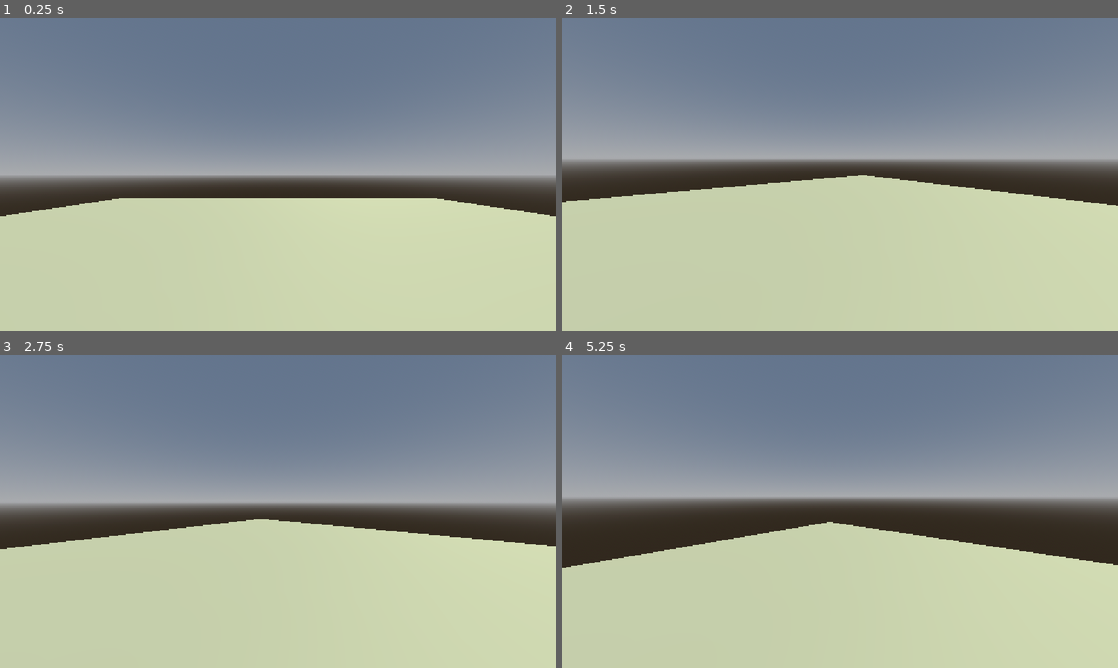
Above: before the commit, frames 1-4 (two rows, left to right).
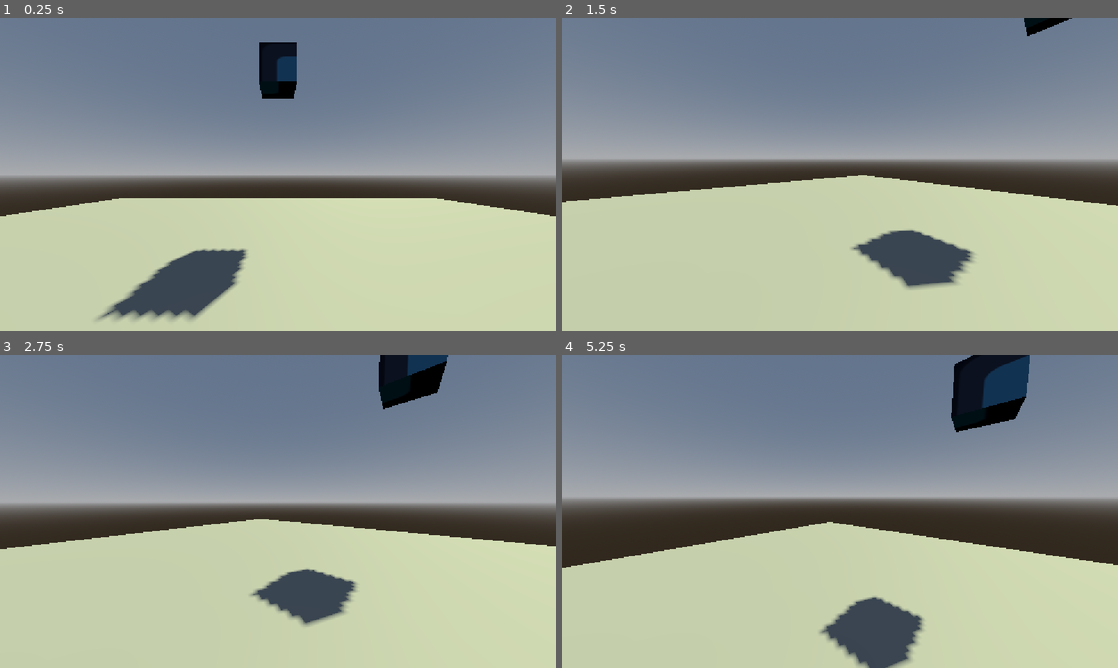
Above: after the commit, the same moments.

Repository: catbot109-blip/One-Roll
Game: Godot game, scene res://character_body_3d.tscn
The game is run twice, just before and just after one commit, with the same random seed, the same clock (stepped at 60 frames per second) and the same inputs. The engine's default icon, where the game draws it, is replaced by a stand-in: a white triangle on a blue panel in a dark square.
Inputs (mouse positions are in pixels of both pictures, inside the frame that each line leads up to):
- Up to frame 1 (0.25 s): no input
- Up to frame 2 (1.5 s): tap Enter (ui_accept) at 0.5, 0.77 s; move the mouse to (962, 158) at 0.52 s; hold Right (ui_right) 0.53-1.28 s; hold Shift 0.53-1.28 s; click (962, 158) at 0.67 s; move the mouse to (812, 174) at 1.27 s; hold Up (ui_up) from 1.28 s (still down); tap Shift at 1.35 s
- Up to frame 3 (2.75 s): keep holding Up (ui_up); tap Enter (ui_accept) at 1.52 s; move the mouse to (289, 505) at 2.02 s; hold Shift from 2.03 s (still down)
- Up to frame 4 (5.25 s): keep holding Up (ui_up); tap Enter (ui_accept) at 2.75, 3.02, 3.77, 4.52, 5 s; move the mouse to (834, 517) at 2.77 s; release Shift at 2.78 s; tap Shift at 2.85, 4.35 s; move the mouse to (878, 514) at 3.52 s; hold Shift 3.53-4.28 s; move the mouse to (795, 508) at 4.27 s; move the mouse to (845, 511) at 5.02 s; hold Shift from 5.03 s (still down)

The runs differ from the first frame. In frame 1, 4.7% of the frame differs, in the area x 17-54%, y 7-97%; in frame 2, 2.9%; in frame 3, 3.8%; in frame 4, 5.8%, in the area x 46-85%, y 0-100%.

Commit message:
saved scene and added cube

Diff:
--- a/character_body_3d.tscn
+++ b/character_body_3d.tscn
@@ -1,4 +1,6 @@
 [gd_scene format=3 uid="uid://b0fvss7b4l8r"]
+
+[ext_resource type="Texture2D" uid="uid://baip2s42n8kr0" path="res://icon.svg" id="1_iwpo4"]
 
 [sub_resource type="ProceduralSkyMaterial" id="ProceduralSkyMaterial_bu0v1"]
 sky_horizon_color = Color(0.66224277, 0.6717428, 0.6867428, 1)
@@ -82,6 +84,11 @@
 [sub_resource type="ConvexPolygonShape3D" id="ConvexPolygonShape3D_bu0v1"]
 points = PackedVector3Array(-0.12520654, -0.532801, -0.4805069, 0.022783129, 0.4760704, 0.49888408, 0.16971254, 0.55914 …(1084 unchanged characters)…
 
+[sub_resource type="StandardMaterial3D" id="StandardMaterial3D_fb3t6"]
+albedo_texture = ExtResource("1_iwpo4")
+
+[sub_resource type="BoxMesh" id="BoxMesh_yobb1"]
+
 [node name="Node3D" type="Node3D" unique_id=957488507]
 
 [node name="WorldEnvironment" type="WorldEnvironment" parent="." unique_id=2037604711]
@@ -119,3 +126,8 @@
 
 [node name="Camera3D" type="Camera3D" parent="MeshInstance3D/CharacterBody3D/Neck" unique_id=1276985998]
 fov = 90.0
+
+[node name="cubulous bubulous" type="MeshInstance3D" parent="." unique_id=322609065]
+transform = Transform3D(1, 0, 0, 0, 1, 0, 0, 0, 1, 0, 4.4315014, -4.538266)
+material_override = SubResource("StandardMaterial3D_fb3t6")
+mesh = SubResource("BoxMesh_yobb1")
